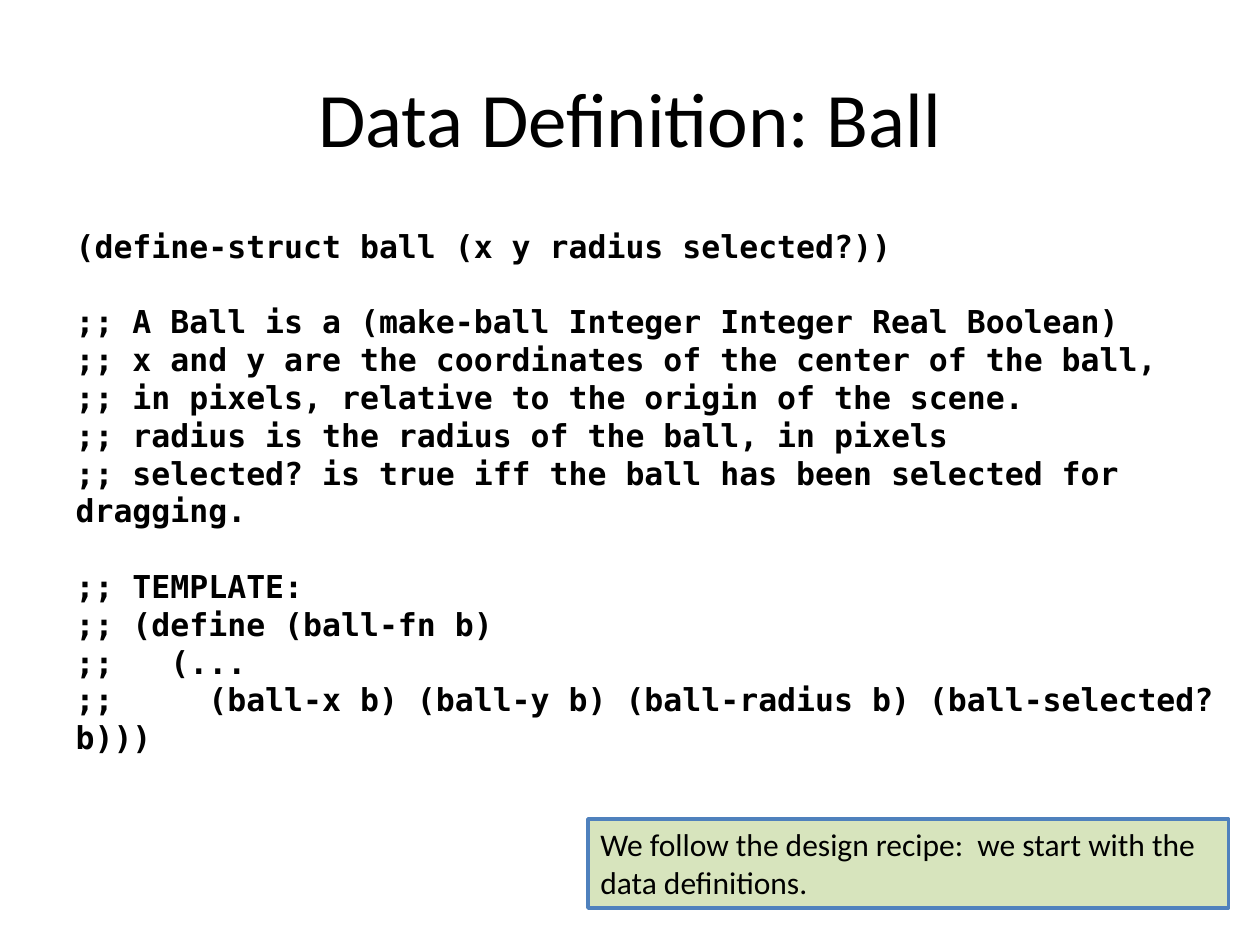
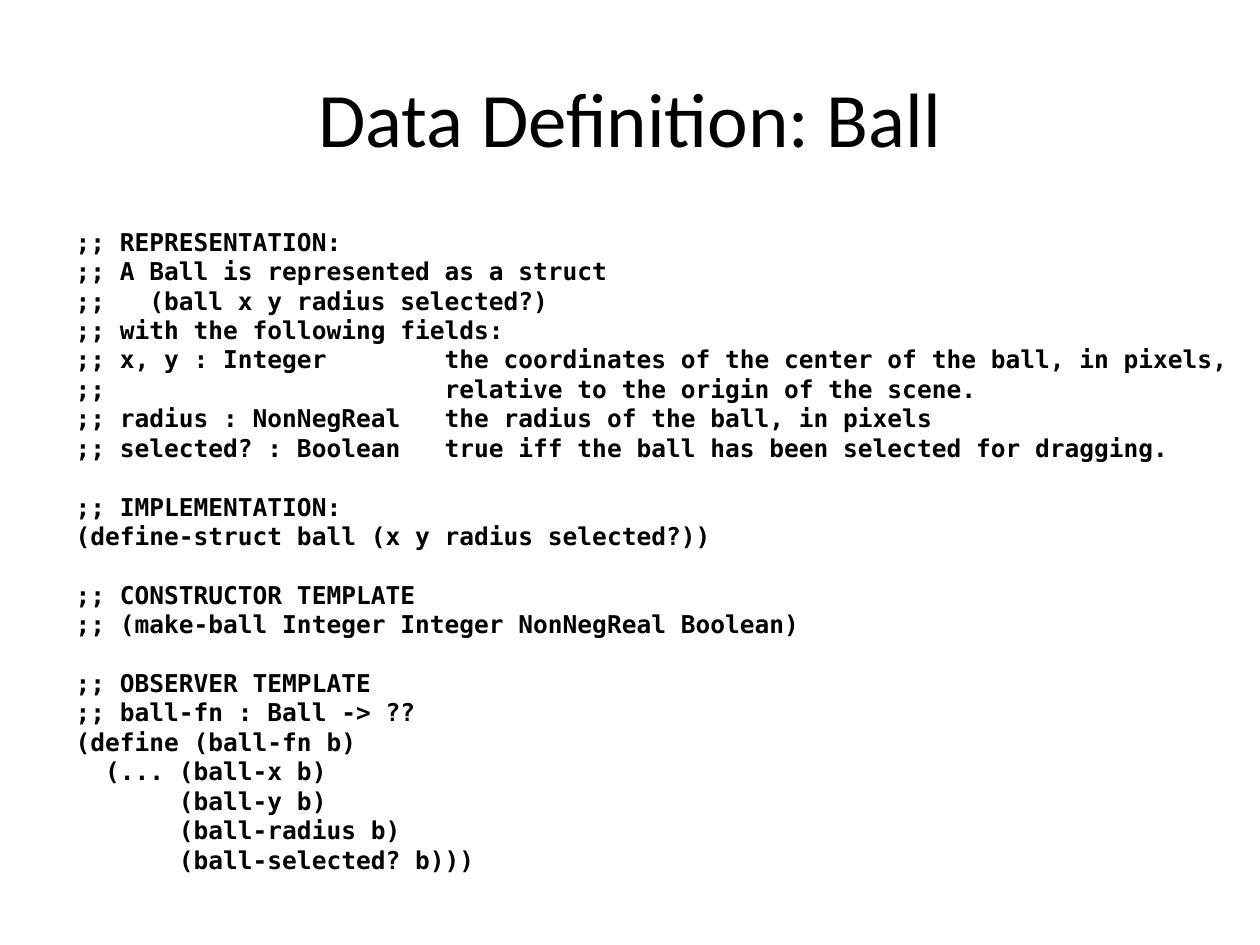
Before and after one commit to mwand/cs5010f17, a slide deck: slide 10 of Slides/Lesson 2.3 Examining More than One Value.pptx (slide 6 before the commit). Drawn at 1260x945 pixels with LibreOffice and Linux fonts; fonts in the diff are those of the drawing. Boxes give left, top, right and bottom in pixels: in the first picture for what was removed or moved away, otherwise in the second. Text is boxed around its words. In the diff, an @@ line names an element or a change of style, - is before the commit and + after.

```diff
--- a/Slides/Lesson 2.3 Examining More than One Value.pptx
+++ b/Slides/Lesson 2.3 Examining More than One Value.pptx
@@ text at bbox=[120, 233, 1227, 517]: paragraphs added @@
+;; REPRESENTATION:
+;; A Ball is represented as a struct
+;; (ball x y radius selected?)
+;; with the following fields:
+;; x, y : Integer the coordinates of the center of the ball, in pixels,
+;; relative to the origin of the scene.
+;; radius : NonNegReal the radius of the ball, in pixels
+;; selected? : Boolean true iff the ball has been selected for dragging.
+;; IMPLEMENTATION:
@@ text at bbox=[76, 525, 710, 550]: size 18 to 14 pt in "(define-struct ball (x y radius selected?))" @@
@@ text at bbox=[76, 585, 799, 843]: text changed; size 18 to 14 pt @@
-;; A Ball is a (make-ball Integer Integer Real Boolean)
-;; x and y are the coordinates of the center of the ball,
-;; in pixels, relative to the origin of the scene.
-;; radius is the radius of the ball, in pixels
-;; selected? is true iff the ball has been selected for dragging.
-;; TEMPLATE:
-;; (define (ball-fn b)
-;; (...
-;; (ball-x b) (ball-y b) (ball-radius b) (ball-selected? b)))
+;; CONSTRUCTOR TEMPLATE
+;; (make-ball Integer Integer NonNegReal Boolean)
+;; OBSERVER TEMPLATE
+;; ball-fn : Ball -> ??
+(define (ball-fn b)
+(... (ball-x b)
+(ball-y b)
+(ball-radius b)
+(ball-selected? b)))
@@ rectangle removed at bbox=[588, 819, 1228, 908] @@
-We follow the design recipe: we start with the data definitions.
```
Also in this commit, not shown: 12 other slides changed, 7 slides added, 2 slides removed, 10 other files.
